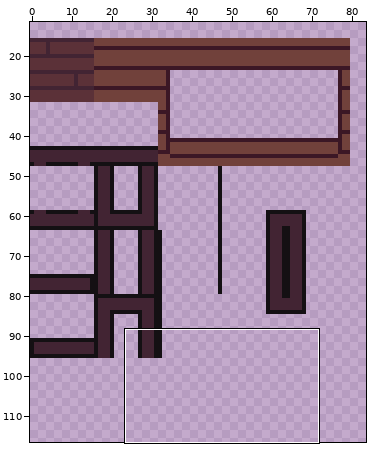
Pixel-art file -- assets/tileset.ase. Above, an overview of the earlier version with the close-up marked.
Close-up. First the earlier version:
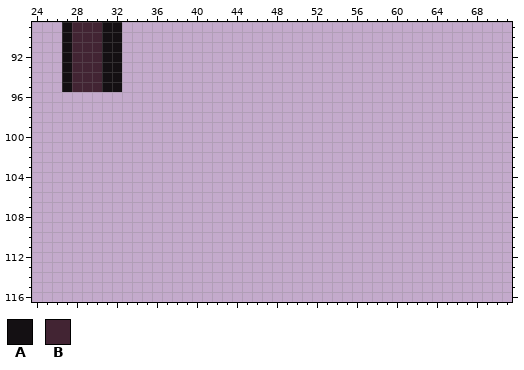
256x256 pixels, 1 frame. Shown: x 24..71, y 89..116. The wide view leaves out empty margins.
Palette (. is transparent): A #141013  B #422433
Pixels before, first column x 27:
89 ABBBAA
90 ABBBAA
91 ABBBAA
92 ABBBAA
93 ABBBAA
94 ABBBAA
95 ABBBAA
After:
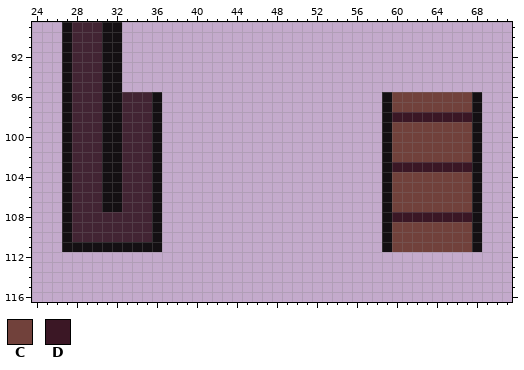
Colours new in this view: C #71413b  D #3b1725
From old to new:
Changed rows in their new state; - is an unchanged pixel.
first column x 27:
 96 ABBBAABBBA----------------------ACCCCCCCCA
 97 ABBBAABBBA----------------------ACCCCCCCCA
 98 ABBBAABBBA----------------------ADDDDDDDDA
 99 ABBBAABBBA----------------------ACCCCCCCCA
100 ABBBAABBBA----------------------ACCCCCCCCA
101 ABBBAABBBA----------------------ACCCCCCCCA
102 ABBBAABBBA----------------------ACCCCCCCCA
103 ABBBAABBBA----------------------ADDDDDDDDA
104 ABBBAABBBA----------------------ACCCCCCCCA
105 ABBBAABBBA----------------------ACCCCCCCCA
106 ABBBAABBBA----------------------ACCCCCCCCA
107 ABBBAABBBA----------------------ACCCCCCCCA
108 ABBBBBBBBA----------------------ADDDDDDDDA
109 ABBBBBBBBA----------------------ACCCCCCCCA
110 ABBBBBBBBA----------------------ACCCCCCCCA
111 AAAAAAAAAA----------------------ACCCCCCCCA
Where, in picture pixels (left, top, right, bottom), the same in both close-ups:
added: (62, 92, 162, 252)
added: (382, 92, 482, 252)
